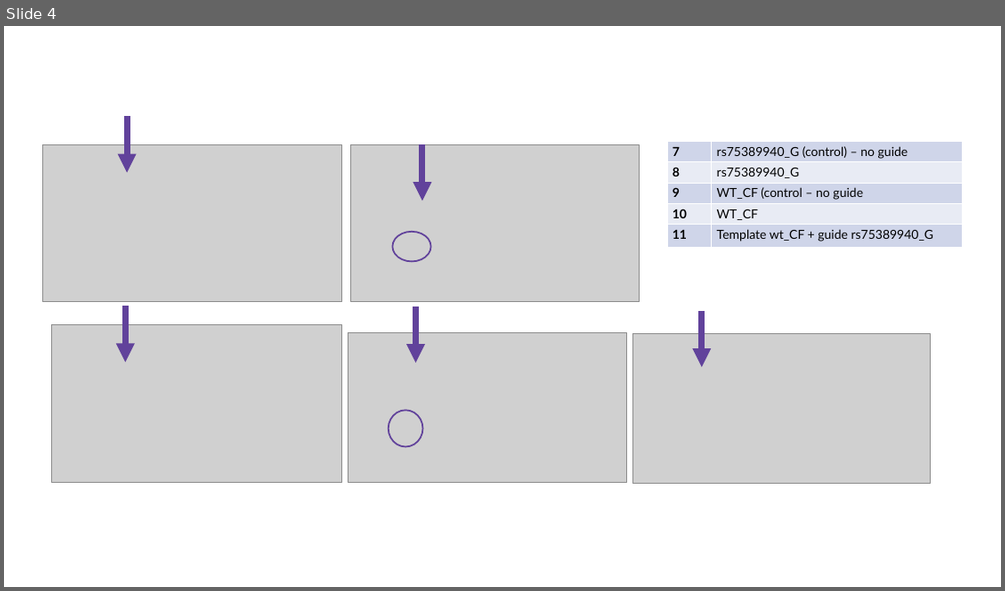
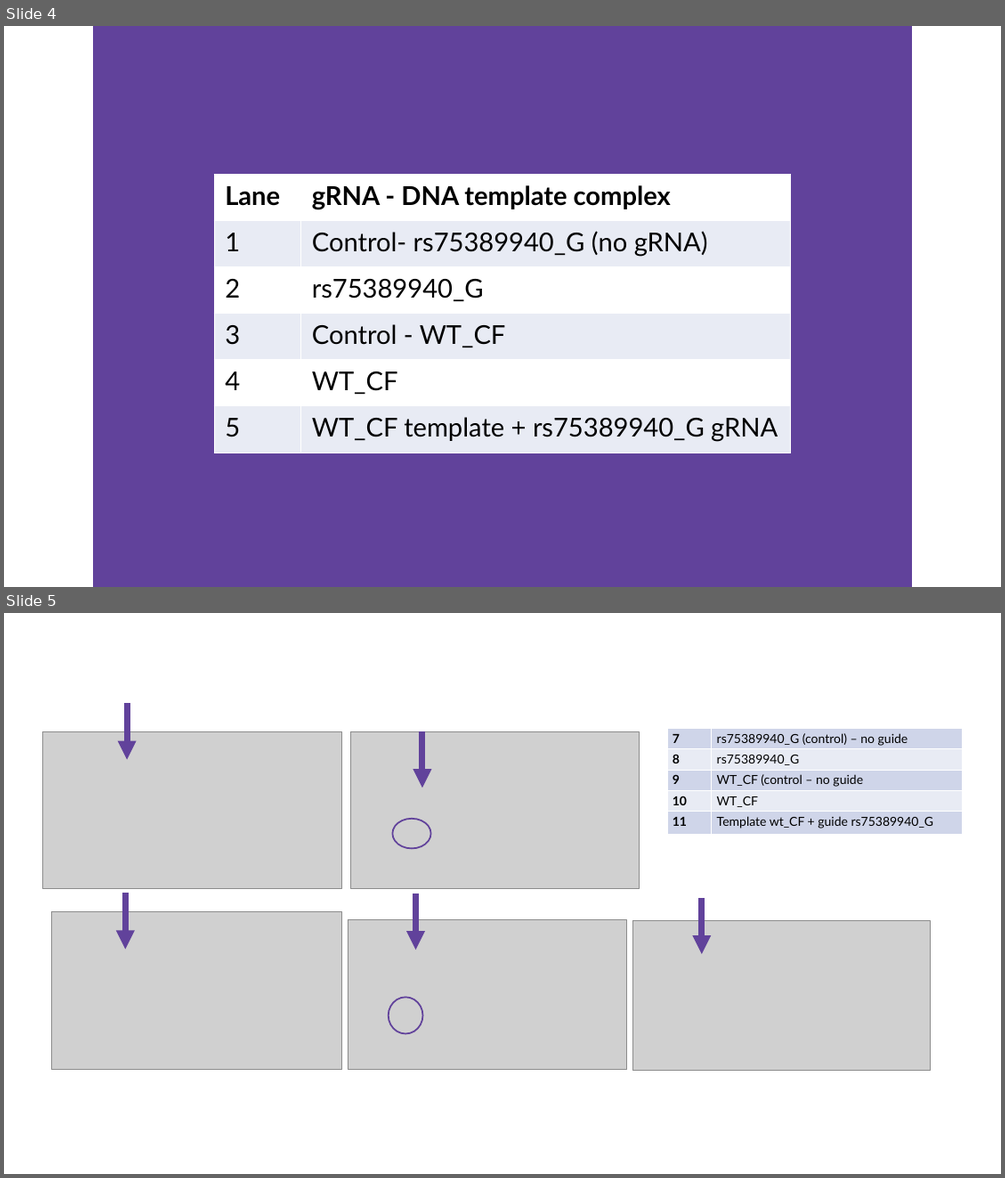
Before and after one commit to igem-team-cmuq-2019/wiki, a slide deck: IGEM_VERSION/img/results page templates.pptx. Shown one above the other, each under a label of ours: slide 4 before the commit, slides 4 and 5 after it. The pictures are 1005x591 and 1005x1178 pixels, drawn with LibreOffice and Linux fonts; fonts in the diff are those of the drawing; grey boxes stand for pictures. Boxes give left, top, right and bottom in pixels: in the first picture for what was removed or moved away, otherwise in the second. Text is boxed around its words. In the diff, an @@ line names an element or a change of style, - is before the commit and + after.

```diff
--- a/IGEM_VERSION/img/results page templates.pptx
+++ b/IGEM_VERSION/img/results page templates.pptx
@@ slide 4 added at [4, 26, 1001, 587], background #FFFFFF @@
@@ rectangle added at [93, 26, 912, 587], fill #61429B @@
@@ table added at [214, 174, 791, 452], 6 rows, 2 columns @@
+Lane | gRNA - DNA template complex
+1 | Control- rs75389940_G (no gRNA)
+2 | rs75389940_G
+3 | Control - WT_CF
+4 | WT_CF
+5 | WT_CF template + rs75389940_G gRNA
@@ what was slide 4 is now slide 5 @@
```
Also in this commit, not shown: 1 slide changed, 1 other slide added, 10 other files.
